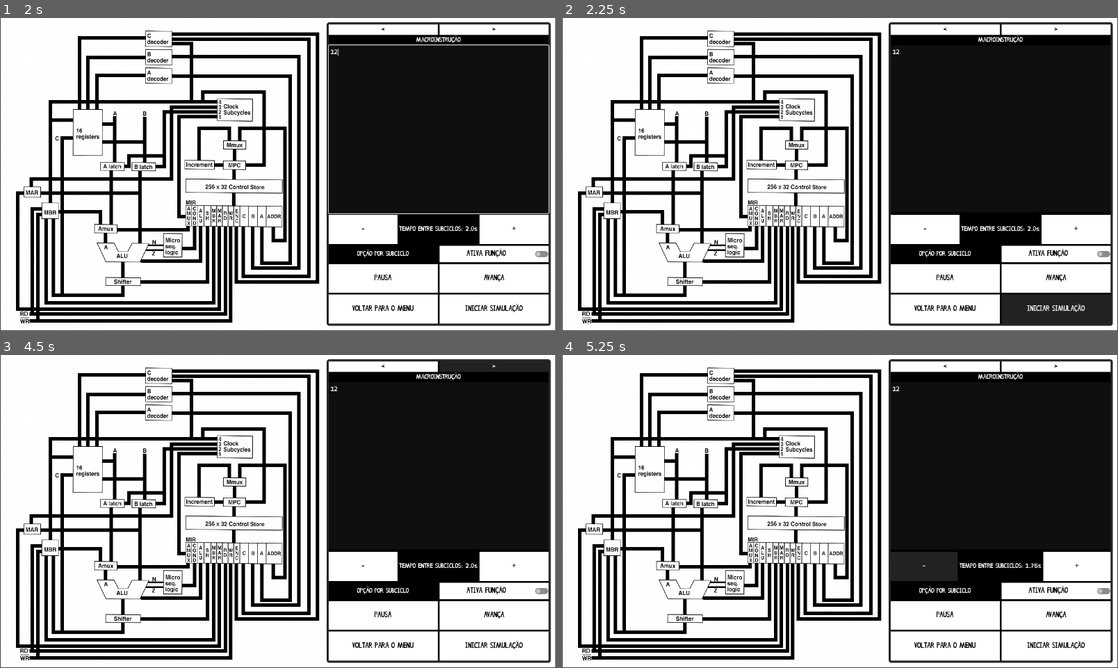
Above: before the commit, frames 1-4 (two rows, left to right).
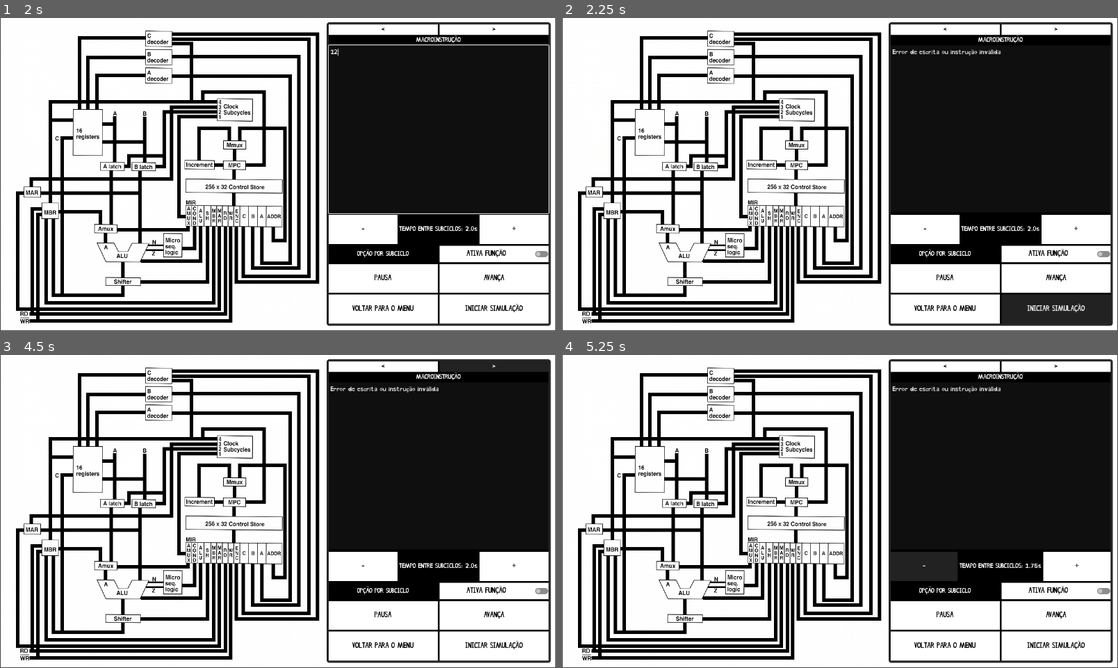
Above: after the commit, the same moments.

Repository: RodriWagner/Projeto-Arquitetura-de-Computadores-Vinod
Game: Godot game, scene res://Cenas/Cenas UI/menu.tscn
The game is run twice, just before and just after one commit, with the same random seed, the same clock (stepped at 60 frames per second) and the same inputs.
Inputs (mouse positions are in pixels of both pictures, inside the frame that each line leads up to):
- Up to frame 1 (2 s): click "Inicío" at 0.5 s; click (439, 130) at 1.27 s; type "12" at 1.35 s
- Up to frame 2 (2.25 s): click "INICIAR SIMULAÇÃO" at 2 s
- Up to frame 3 (4.5 s): click "INICIAR SIMULAÇÃO" at 2.75 s; click "<" at 3.5 s; click ">" at 4.25 s
- Up to frame 4 (5.25 s): click "-" at 5 s

Frame 1 is identical in both runs. In frame 2, 0.2% of the frame differs, in the area x 59-79%, y 10-12%; in frame 3, 0.2%; in frame 4, 0.2%.
Error before the commit: Invalid access to property or key '12' on a base object of type 'Dictionary'. (res://Scripts/ScriptsLogicaInterna/LeitorDeMacro.gd:100)

Commit message:
feat(LeitorDeMacro): tratamento de erro de digitação

Diff:
--- a/projeto-vinod/Scripts/ScriptsLogicaInterna/LeitorDeMacro.gd
+++ b/projeto-vinod/Scripts/ScriptsLogicaInterna/LeitorDeMacro.gd
@@ -96,8 +96,12 @@
 ## Conteudo é a variavel do que ela usa. Jumps usam enderecos de linha e ADDD usam numeros, por exemplo.
 ## O conteudo é transformado em binario e adicionado ao opcode.
 ## A instrução completa é retornado em formato de string.
+## Se for feita leitura errada, ele retorna a string "error"
 func _instrucao_binario(instrucao : String, conteudo : String, lista_de_labels : Array[Dictionary]) -> String:
-	var instrucao_binario : String = traducao_opcode[instrucao.to_upper()];
+	var instrucao_binario : String = traducao_opcode.get(instrucao.to_upper(), "null");
+	# trata erros:
+	if (instrucao_binario == "null"): return "error"
+
 	if (conteudo.is_valid_int()):
 		var conteudo_binario : String = _decimal_para_binario(int(conteudo));
 		var zero_faltando = 16 - instrucao_binario.length() - conteudo_binario.length();
@@ -122,7 +126,7 @@
 				var instrucao_completa = instrucao_binario + label_binario;
 				#print("leitordemacro: "+instrucao_completa)
 				return instrucao_completa;
-		return traducao_opcode[instrucao];
+		return instrucao_binario;
 
 ## Função responsável por tratar todo o texto em Macro Instrução inserido pelo usuário.
 ## Transforma a escrita humana em binário para o resto do sistema usar.
@@ -143,9 +147,13 @@
 		var instrucao := i.split(" ");
 		# Se não tiver passando parametro quer dizer que, em binário, não tem conteudo (situações como push e pop)
 		if (instrucao.size()>1):
-			lista_de_binario.append(_instrucao_binario(instrucao[0], instrucao[1], lista_de_labels));
+			var instrucao_em_binario : String = _instrucao_binario(instrucao[0], instrucao[1], lista_de_labels)
+			if (instrucao_em_binario == "error"): return []
+			lista_de_binario.append(instrucao_em_binario);
 		else:
-			lista_de_binario.append(_instrucao_binario(instrucao[0], "", lista_de_labels));
+			var instrucao_em_binario : String = _instrucao_binario(instrucao[0], "", lista_de_labels)
+			if (instrucao_em_binario == "error"): return []
+			lista_de_binario.append(instrucao_em_binario);
 
 	# retorna a lista de instruções (so que em binário)
 	return lista_de_binario;
--- a/projeto-vinod/Scripts/ScriptsUI/Interface.gd
+++ b/projeto-vinod/Scripts/ScriptsUI/Interface.gd
@@ -19,9 +19,14 @@
 func _ready() -> void:
 	velocidade_label.text = "TEMPO ENTRE SUBCICLOS: " + str(gerenciador.tempo_entre_subciclos) + "s"
 
+
 func _on_iniciar_simulação_pressed() -> void:
 	# Escreve programa na memória
-	memoria_principal.escreve_programa_em_memoria(leitor_de_macro.trata_texto(leitor_de_texto.text));
+	var macro_em_binario : PackedStringArray = leitor_de_macro.trata_texto(leitor_de_texto.text)
+	if (macro_em_binario.is_empty()):
+		leitor_de_texto.text = "Error de escrita ou instrução inválida"
+		return
+	memoria_principal.escreve_programa_em_memoria(macro_em_binario);
 	# Inicia gerenciador de tempo
 	gerenciador.timer_dos_subciclos.start(gerenciador.tempo_entre_subciclos)
 	iniciou = true
